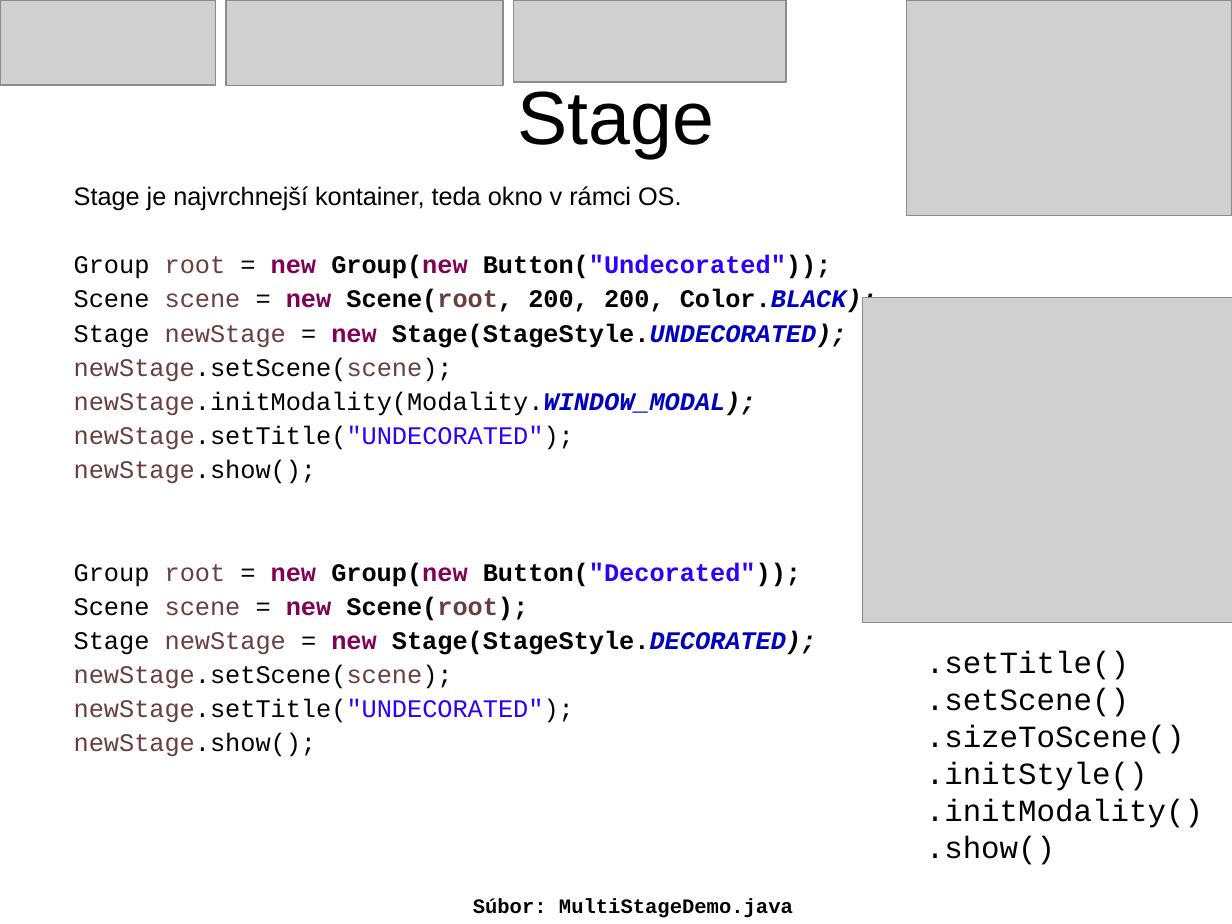
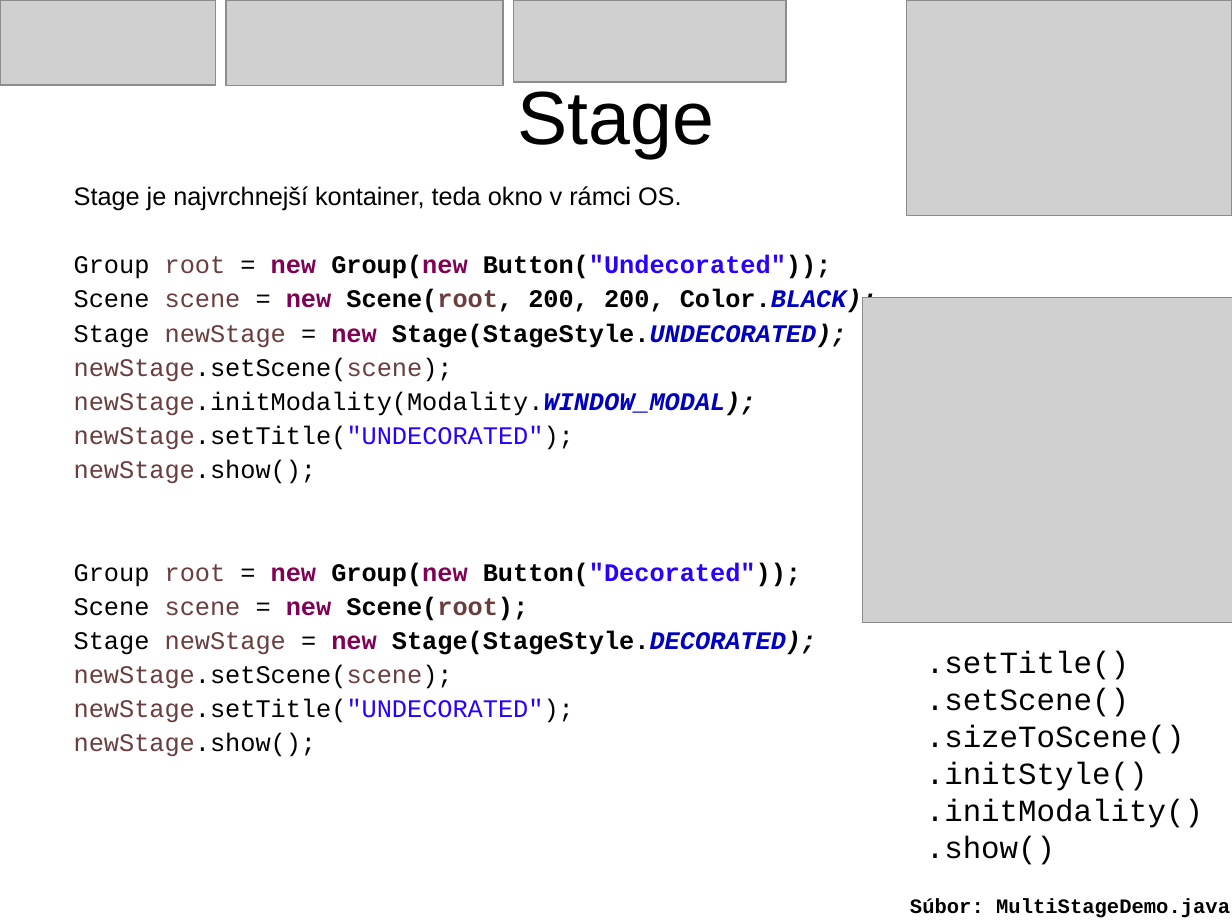
Before and after one commit to Programovanie4/Prednasky, a slide deck: slide 5 of 10/10_java.ppt. Drawn at 1232x924 pixels with LibreOffice and Linux fonts; fonts in the diff are those of the drawing; grey boxes stand for pictures. Boxes give left, top, right and bottom in pixels: in the first picture for what was removed or moved away, otherwise in the second. Text is boxed around its words. In the diff, an @@ line names an element or a change of style, - is before the commit and + after.

```diff
--- a/10/10_java.ppt
+++ b/10/10_java.ppt
@@ text "Súbor: MultiStageDemo.java": place and size @@
-text "Súbor: MultiStageDemo.java" at [473, 899, 793, 918]
+text "Súbor: MultiStageDemo.java" at [910, 899, 1230, 918]
```
Also in this commit, not shown: 8 other slides changed, 3 other files.
